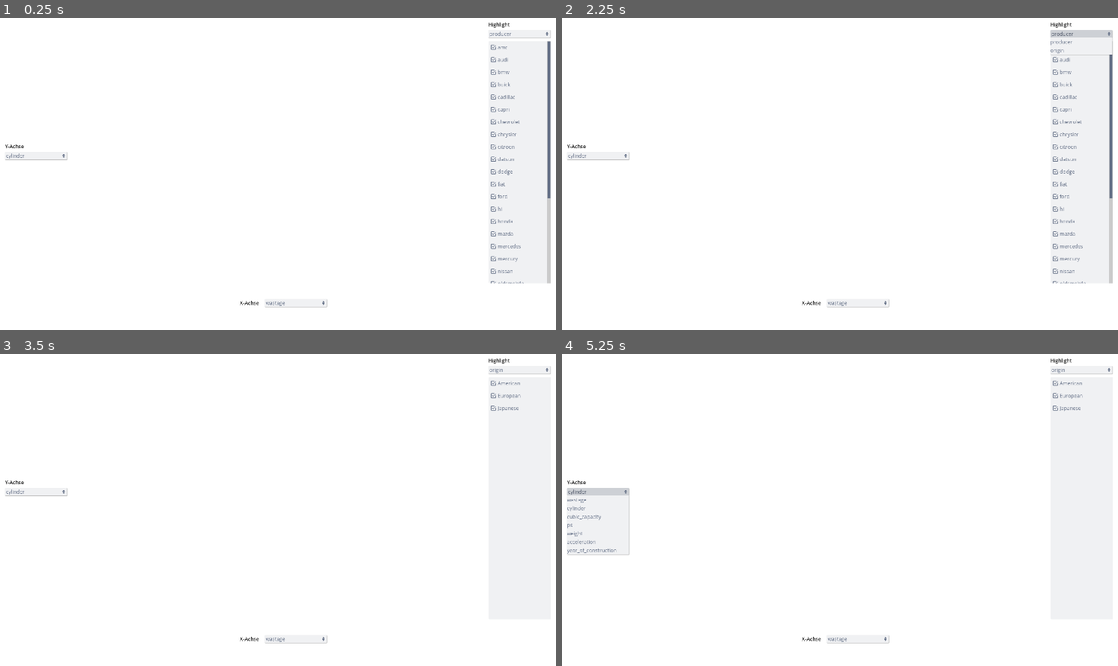
Above: before the commit, frames 1-4 (two rows, left to right).
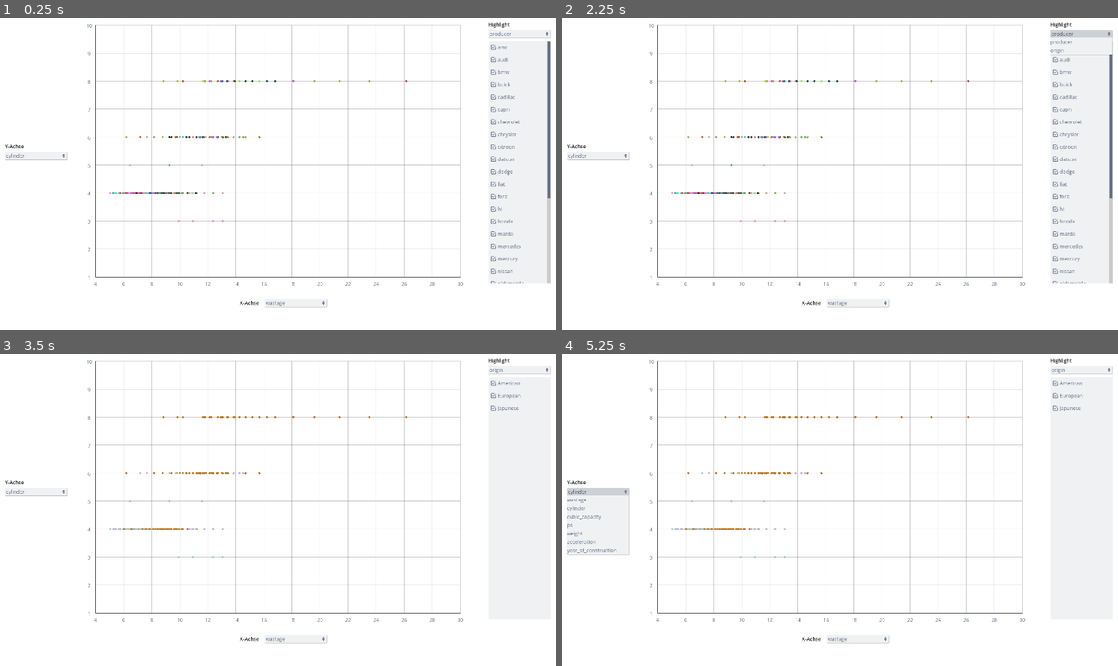
Above: after the commit, the same moments.

Repository: nevs-devs/cars
Game: Godot game, scene res://Main.tscn
Same seed, same stepped clock (60 frames per second), same inputs: the game is played once before the commit and once after it.
Inputs (mouse positions are in pixels of both pictures, inside the frame that each line leads up to):
- Up to frame 1 (0.25 s): no input
- Up to frame 2 (2.25 s): click "wastage" at 0.5 s; click "cylinder" at 1.25 s; click "producer" at 2 s
- Up to frame 3 (3.5 s): click (517, 382) at 2.77 s
- Up to frame 4 (5.25 s): click "origin" at 3.5 s; click "wastage" at 4.25 s; click "cylinder" at 5 s

The runs differ from the first frame. In frame 1, 2.0% of the frame differs, in the area x 15-84%, y 1-86%; in frame 2, 2.0%; in frame 3, 2.0%; in frame 4, 2.0%.

Commit message:
fix

Diff:
--- a/Main.gd
+++ b/Main.gd
@@ -77,7 +77,7 @@
 	refresh_chart()
 
 func refresh_chart():
-	if enable_refresh:
+	if not enable_refresh:
 		return
 	var data = []
 	var x_option = AxisOptions[x_id]
